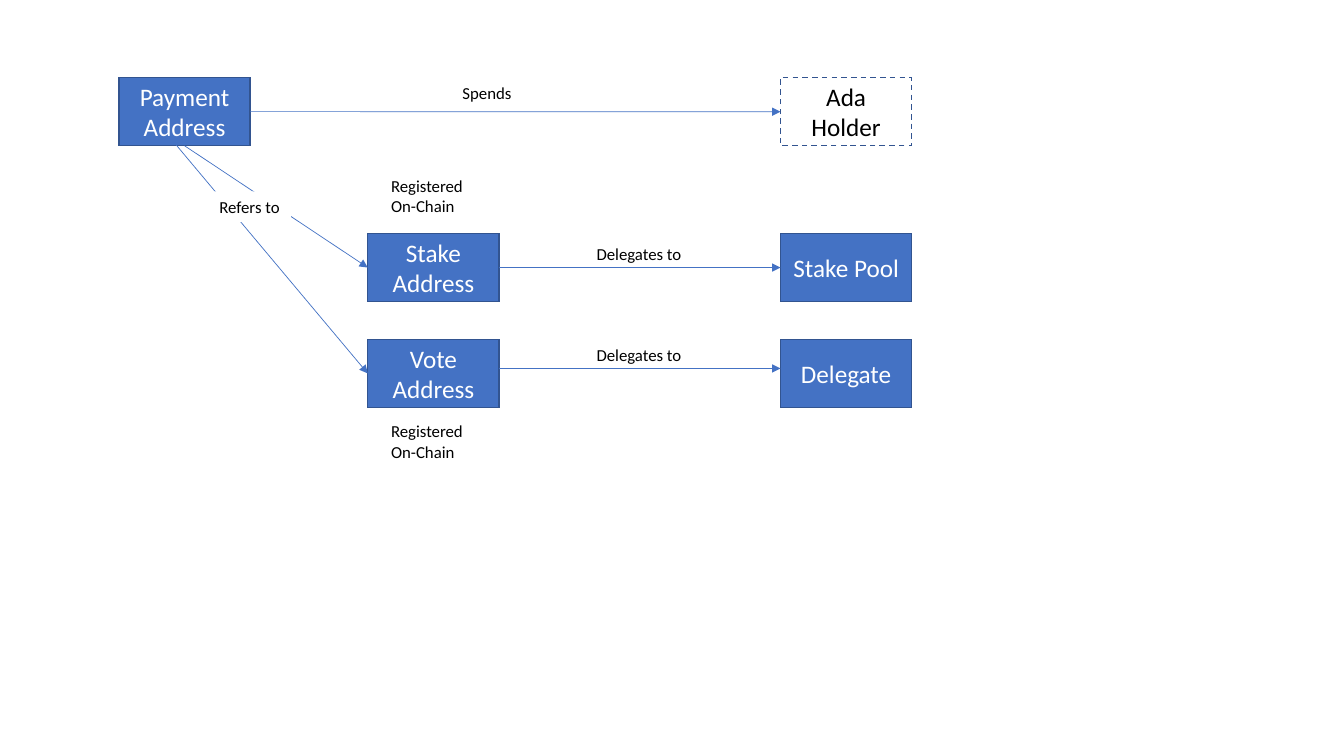
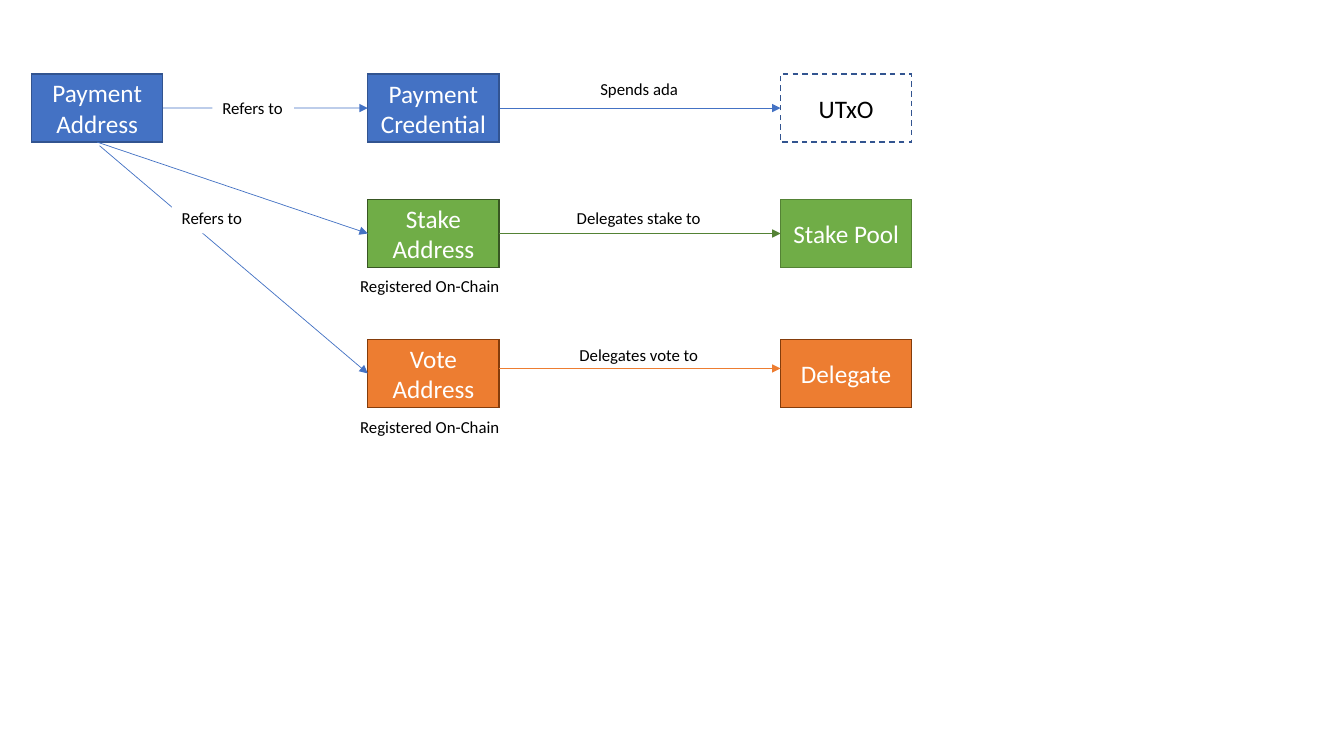
Before and after one commit to IntersectMBO/cardano-ledger, a slide deck: slide 1 of voltaire/design-doc/Indirection.pptx. Drawn at 1344x756 pixels with LibreOffice and Linux fonts; fonts in the diff are those of the drawing. Boxes give left, top, right and bottom in pixels: in the first picture for what was removed or moved away, otherwise in the second. Text is boxed around its words. In the diff, an @@ line names an element or a change of style, - is before the commit and + after.

```diff
--- a/voltaire/design-doc/Indirection.pptx
+++ b/voltaire/design-doc/Indirection.pptx
@@ rectangle "Payment Address": place and size @@
-rectangle "Payment Address" at [119, 78, 250, 146]
+rectangle "Payment Address" at [31, 74, 162, 142]
@@ rectangle added at [368, 74, 499, 142], fill #4472C4, outline #325491 1 pt, 18 pt, text #FFFFFF @@
+Payment
+Credential
@@ text at [600, 83, 678, 98]: text changed @@
-Spends
+Spends ada
@@ rectangle "UTxO": place and size @@
-rectangle "UTxO" at [780, 78, 911, 146]
+rectangle "UTxO" at [780, 74, 911, 142]
@@ arrow added from (163, 108) to (368, 108), #4472C4 0.5 pt @@
@@ text added at [222, 102, 282, 114], 12 pt, text #000000 @@
+Refers to
@@ arrow moved from (250, 112) - (780, 112) to (499, 108) - (780, 108) @@
@@ text in rectangle at [819, 101, 874, 119]: text changed @@
-Ada
-Holder
+UTxO
@@ arrow moved from (185, 146) - (368, 267) to (97, 142) - (368, 234) @@
@@ arrow moved from (171, 139) - (368, 374) to (100, 146) - (368, 374) @@
@@ text "Refers to": place and size @@
-text "Refers to" at [219, 201, 279, 213]
+text "Refers to" at [182, 212, 242, 224]
@@ rectangle "Stake Address" at [368, 200, 499, 268]: fill #4472C4 to #70AD47; outline #325491 1 pt to #385723 1 pt @@
@@ rectangle "Stake Pool" at [780, 200, 911, 268]: fill #4472C4 to #70AD47; outline #325491 1 pt to #548235 1 pt @@
@@ 2 rectangles, 1 arrow: place and size @@
-2 rectangles, 1 arrow at [368, 234, 911, 302]
+2 rectangles, 1 arrow at [368, 200, 911, 268]
@@ arrow (499, 234) - (780, 234): stroke #4472C4 0.5 pt to #548235 0.5 pt @@
@@ text at [577, 212, 700, 227]: text changed @@
-Delegates to
+Delegates stake to
@@ rectangle "Registered On-Chain": place and size @@
-rectangle "Registered On-Chain" at [391, 180, 463, 212]
+rectangle "Registered On-Chain" at [350, 270, 516, 300]
@@ rectangle "Vote Address" at [368, 340, 499, 408]: fill #4472C4 to #ED7D31; outline #325491 1 pt to #843C0B 1 pt @@
@@ text at [579, 349, 698, 364]: text changed @@
-Delegates to
+Delegates vote to
@@ rectangle "Delegate" at [780, 340, 911, 408]: fill #4472C4 to #ED7D31; outline #325491 1 pt to #843C0B 1 pt @@
@@ arrow (499, 369) - (780, 369): stroke #4472C4 0.5 pt to #ED7D31 0.5 pt @@
@@ text "Registered On-Chain" rewrapped from [391, 425, 463, 458] to [360, 421, 500, 436] @@
```
Also in this commit, not shown: 6 other files.
